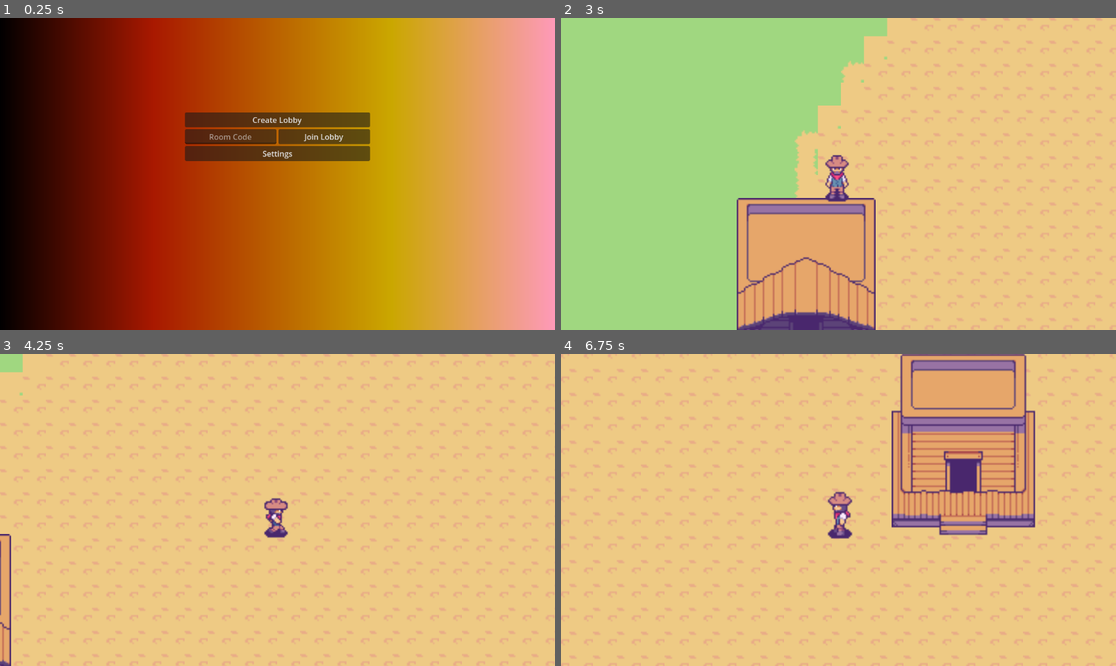
Above: before the commit, frames 1-4 (two rows, left to right).
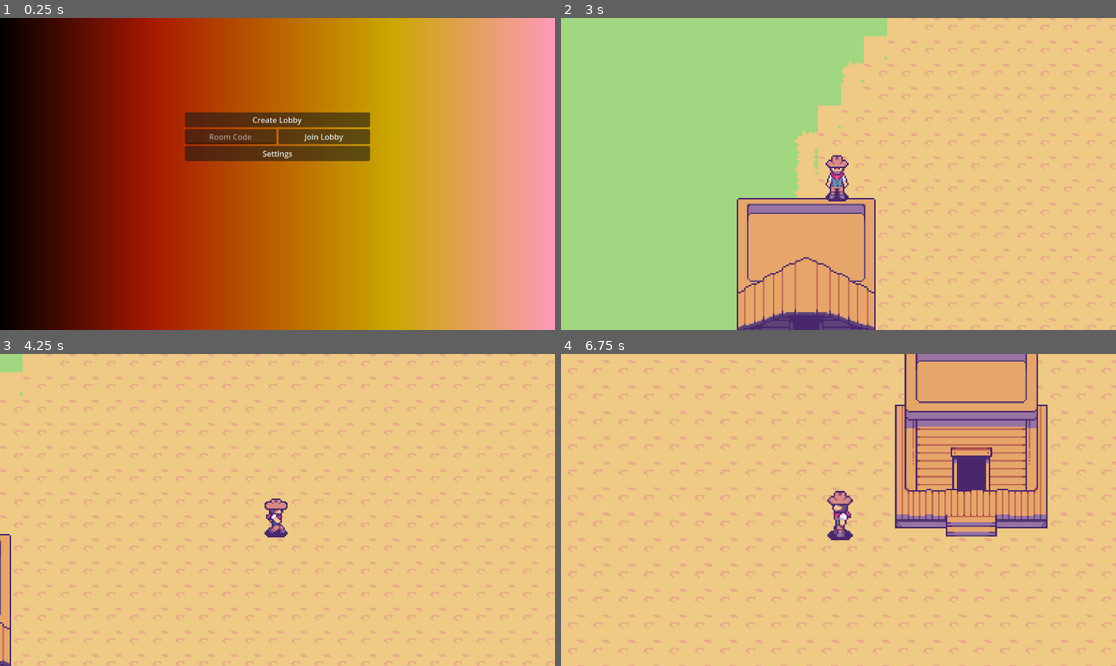
Above: after the commit, the same moments.

Repository: AugustanaCSC490Spring2025/Trail
Game: Godot game, scene res://Scenes/game.tscn
Same seed, same stepped clock (60 frames per second), same inputs: the game is played once before the commit and once after it.
Inputs (mouse positions are in pixels of both pictures, inside the frame that each line leads up to):
- Up to frame 1 (0.25 s): no input
- Up to frame 2 (3 s): click (794, 136) at 0.52 s; type "12" at 0.6 s; click "Create Lobby" at 1.25 s; click (1016, 295) at 2.02 s; type "Alex" at 2.1 s; click "Start" at 2.75 s
- Up to frame 3 (4.25 s): tap Enter at 3.5 s; move the mouse to (399, 494) at 3.52 s; hold D (move right) from 3.53 s (still down); tap Mouse wheel down (zoom_in) at 3.6 s; tap Mouse wheel up (zoom_out) at 3.8 s
- Up to frame 4 (6.75 s): move the mouse to (727, 525) at 4.27 s; release D (move right) at 4.28 s; hold S (move down) 4.28-5.03 s; tap Mouse wheel up (zoom_out) at 4.35, 5.3, 5.85 s; tap Mouse wheel down (zoom_in) at 4.55, 5.1, 6.05, 6.6 s; move the mouse to (894, 441) at 5.02 s; hold D (move right) 5.03-5.78 s; move the mouse to (810, 572) at 5.77 s; hold W (move up) 5.78-6.53 s; move the mouse to (1005, 556) at 6.52 s; hold A (move left) from 6.53 s (still down)

The runs differ from the first frame. In frame 2, 0.8% of the frame differs, in the area x 31-57%, y 14-100%; in frame 3, 0.3%; in frame 4, 17%, in the area x 0-100%, y 0-100%.

Commit message:
Changed Textures To Nearest

Diff:
--- a/Scripts/map.gd
+++ b/Scripts/map.gd
@@ -74,12 +74,12 @@
 
 func _input(event):
 	if Input.is_action_just_pressed("zoom_in"):
-		var zoom_val =camera_2d.zoom.x + 0.1
+		var zoom_val = camera_2d.zoom.x * 1.1
 		camera_2d.zoom = Vector2(zoom_val, zoom_val)
 	elif Input.is_action_just_pressed("zoom_out"):
-		var zoom_val =camera_2d.zoom.x - 0.1
+		var zoom_val = camera_2d.zoom.x / 1.1
 		if zoom_val == 0:
-			zoom_val =camera_2d.zoom.x - 0.2
+			zoom_val = camera_2d.zoom.x - 0.2
 
 		camera_2d.zoom = Vector2(zoom_val, zoom_val)
 		#print(camera_2d.get_screen_center_position())
--- a/Scripts/network.gd
+++ b/Scripts/network.gd
@@ -5,7 +5,7 @@
 @onready var networkUI = $MenuUI/VBoxContainer
 @onready var code = $MenuUI/VBoxContainer/HBoxContainer/MarginContainer/Code
 var portInput = 8080
-var IPinput = "localhost"
+var IPinput = "172.16.23.133" #"localhost"
 var localUsername = "Player"
 
 func _ready():
--- a/project.godot
+++ b/project.godot
@@ -54,3 +54,7 @@
 , Object(InputEventKey,"resource_local_to_scene":false,"resource_name":"","device":0,"window_id":0,"alt_pressed":false, …(184 unchanged characters)…
 ]
 }
+
+[rendering]
+
+textures/canvas_textures/default_texture_filter=0
